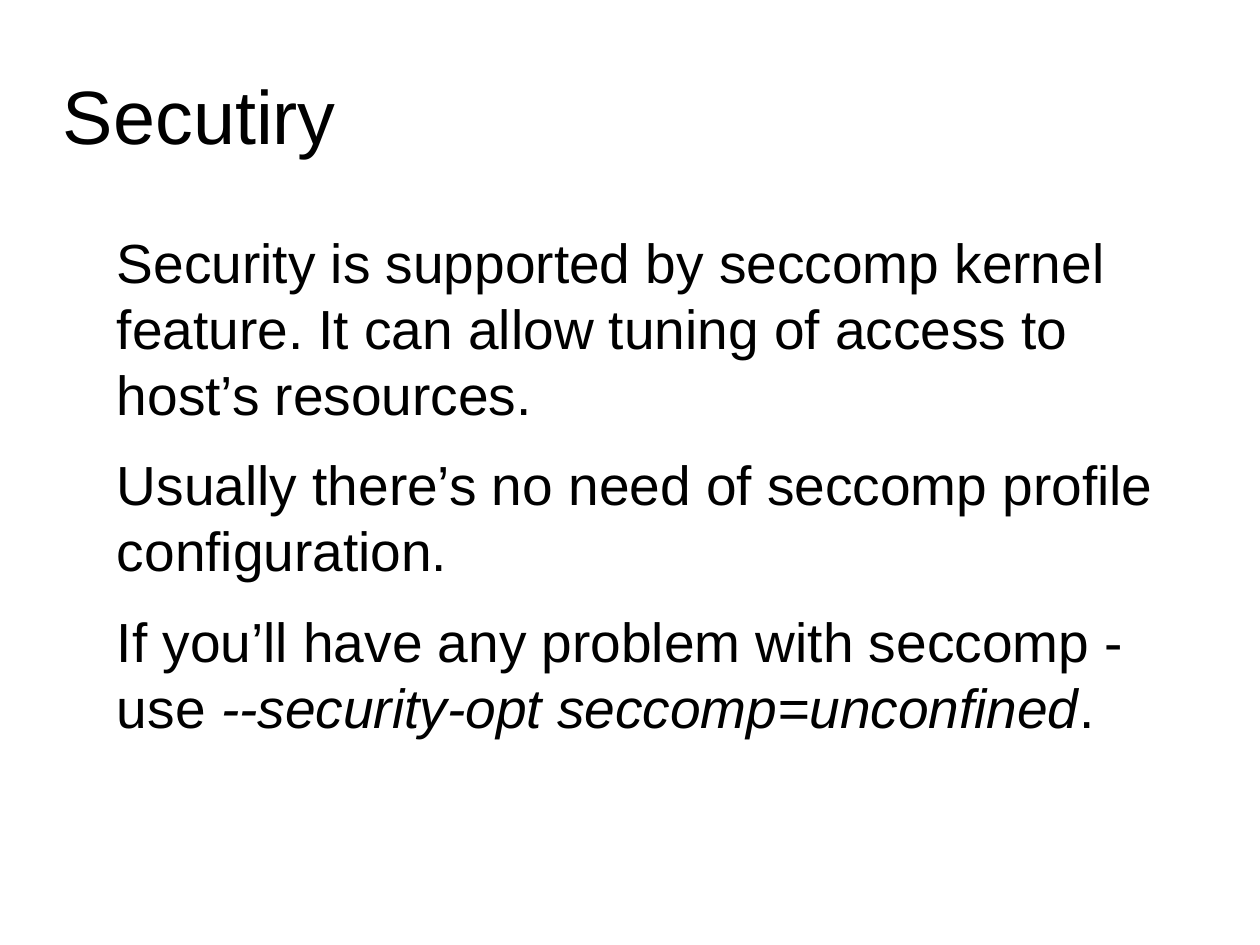
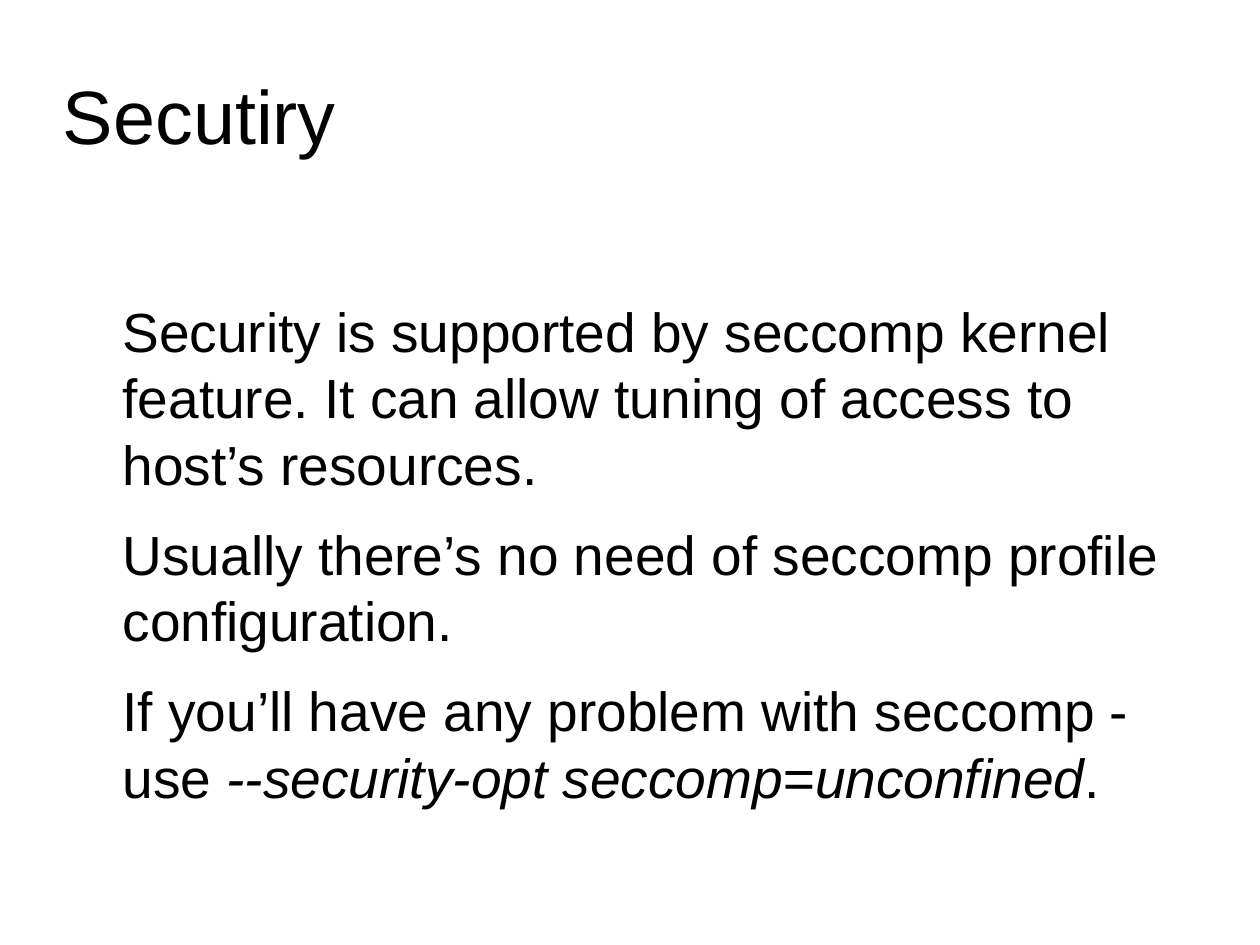
Before and after one commit to meshuga/docker-training, a slide deck: slide 18 of workshop.odp. Drawn at 1260x945 pixels with LibreOffice and Linux fonts; fonts in the diff are those of the drawing; background and template pictures are left out. Boxes give left, top, right and bottom in pixels: in the first picture for what was removed or moved away, otherwise in the second. Text is boxed around its words. In the diff, an @@ line names an element or a change of style, - is before the commit and + after.

```diff
--- a/workshop.odp
+++ b/workshop.odp
@@ text "Security is supported by seccomp ...": place and size @@
-text "Security is supported by seccomp ..." at bbox=[117, 243, 1153, 737]
+text "Security is supported by seccomp ..." at bbox=[123, 312, 1158, 807]
```
Also in this commit, not shown: 4 other slides changed, 2 slides added, 1 slide removed, 2 other files.
